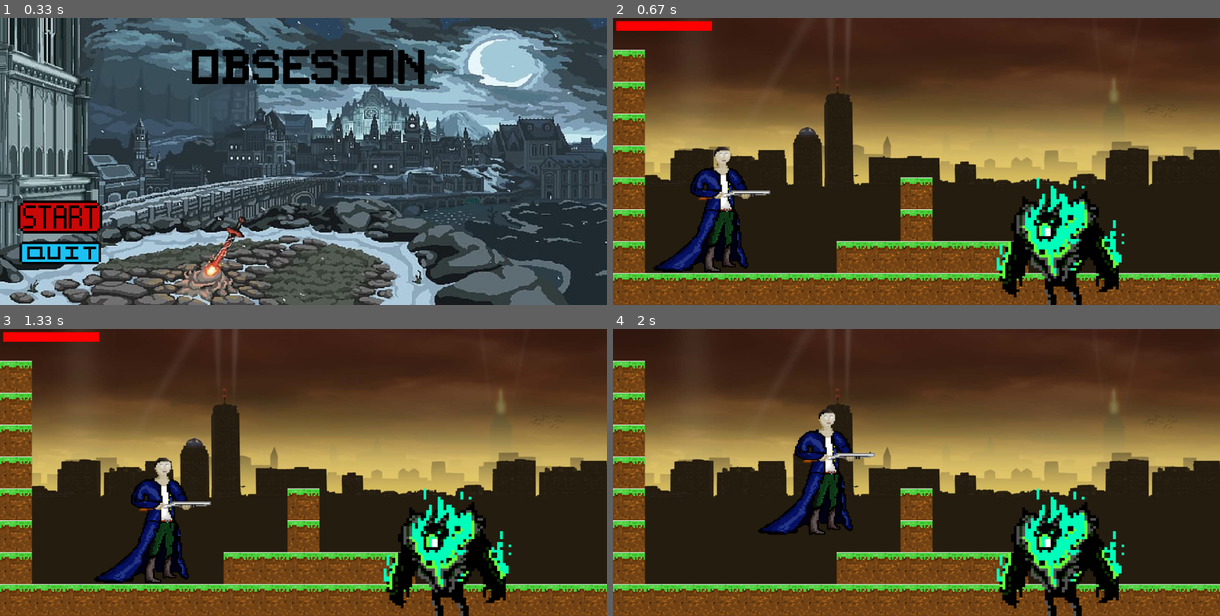
Above: before the commit, frames 1-4 (two rows, left to right).
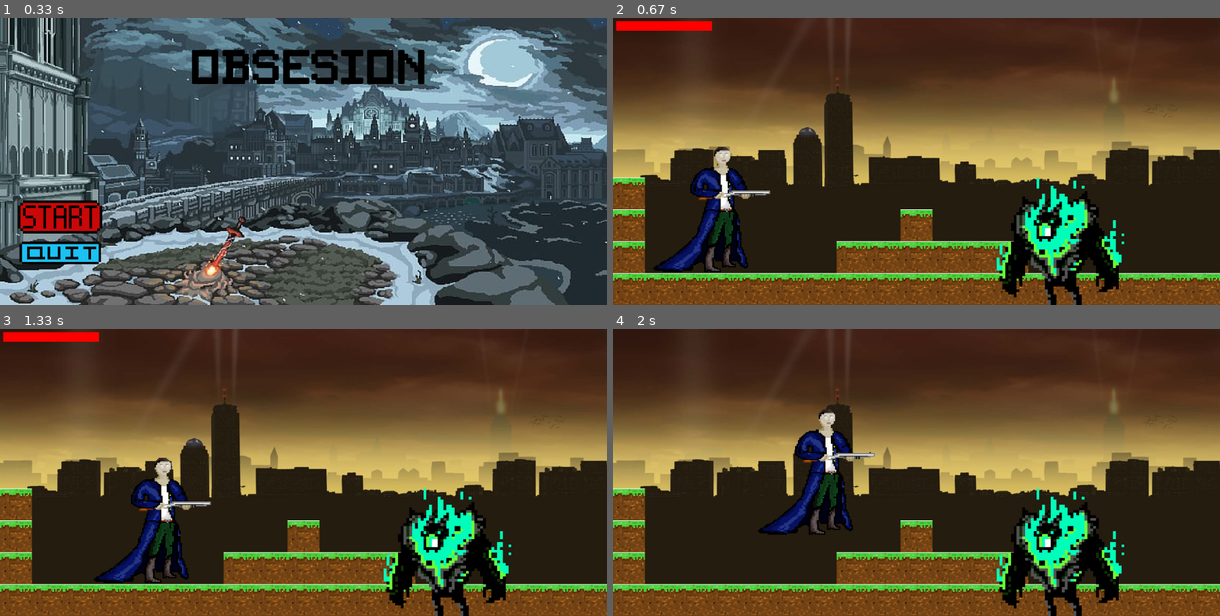
Above: after the commit, the same moments.

Repository: PawelFiuk/Gra-Pygame-in-work-
Game: pygame game, started from main.py
Same seed, same stepped clock (60 frames per second), same inputs: the game is played once before the commit and once after it.
Inputs (mouse positions are in pixels of both pictures, inside the frame that each line leads up to):
- Up to frame 1 (0.33 s): no input
- Up to frame 2 (0.67 s): click (673, 213) at 0.38 s
- Up to frame 3 (1.33 s): hold Right 0.83-1.3 s; move the mouse to (309, 492) at 0.87 s
- Up to frame 4 (2 s): hold Up 1.33-1.63 s; tap J at 1.4, 1.73 s; hold Right from 1.67 s (still down)

Frame 1 is identical in both runs. In frame 2, 2.7% of the frame differs, in the area x 0-53%, y 11-67%; in frame 3, 2.7%; in frame 4, 2.7%.

Commit message:
Added reading maps from txt file. Replaces the row and column counters of the map with the enumerate function

Diff:
--- a/main.py
+++ b/main.py
@@ -32,7 +32,7 @@
 
     if menu_init.draw():
         sound.stop_main_menu_music()
-        world = world_file.World(world_data)
+        world = world_file.World(1)
         player = player_file.Player(100, SCREEN_HEIGHT - 600)
         enemy_1 = enemy.EnemyBlueGhost(1200, SCREEN_HEIGHT - 400)
 
--- a/settings_file.py
+++ b/settings_file.py
@@ -39,14 +39,14 @@
 
 # Mapa z kafelek level 1
 
-world_data = (
-    [0, 0, 0, 0, 0, 0, 0, 0, 0, 0, 0, 0, 0, 0, 0, 0, 0, 0, 0, 0, 0, 0, 0, 0, 0, 0, 0, 0, 0, 0, 0, 0, 0, 0],
-    [2, 0, 0, 0, 0, 0, 0, 0, 0, 0, 0, 0, 0, 0, 0, 0, 0, 0, 0, 0, 0, 0, 0, 0, 0, 0, 0, 0, 0, 0, 0, 0, 0, 0],
-    [2, 0, 0, 0, 0, 0, 0, 0, 0, 0, 0, 0, 0, 0, 0, 0, 0, 0, 0, 0, 0, 0, 0, 0, 0, 0, 0, 0, 0, 0, 0, 0, 0, 0],
-    [2, 0, 0, 0, 0, 0, 0, 0, 0, 0, 0, 0, 0, 0, 0, 0, 0, 0, 0, 0, 0, 0, 0, 0, 0, 0, 0, 0, 0, 0, 0, 0, 0, 0],
-    [2, 0, 0, 0, 0, 0, 0, 0, 0, 0, 0, 0, 0, 0, 0, 0, 0, 0, 0, 0, 0, 0, 0, 0, 0, 0, 0, 0, 0, 0, 0, 0, 0, 0],
-    [2, 0, 0, 0, 0, 0, 0, 0, 0, 2, 0, 0, 0, 0, 0, 0, 0, 0, 0, 0, 0, 0, 0, 0, 0, 0, 0, 0, 0, 0, 0, 0, 0, 2],
-    [2, 0, 0, 0, 0, 0, 0, 0, 0, 2, 0, 0, 0, 0, 0, 0, 0, 0, 0, 0, 0, 0, 0, 0, 0, 0, 0, 0, 0, 0, 0, 0, 0, 2],
-    [2, 0, 0, 0, 0, 0, 0, 2, 2, 2, 2, 2, 2, 0, 0, 0, 0, 0, 0, 0, 0, 0, 0, 0, 0, 0, 0, 0, 0, 0, 0, 0, 0, 2],
-    [2, 2, 2, 2, 2, 2, 2, 2, 2, 2, 2, 2, 2, 2, 2, 2, 2, 2, 2, 2, 2, 2, 2, 2, 2, 2, 2, 2, 2, 2, 2, 2, 2, 2],
-)
+# world_data = (
+#     [0, 0, 0, 0, 0, 0, 0, 0, 0, 0, 0, 0, 0, 0, 0, 0, 0, 0, 0, 0, 0, 0, 0, 0, 0, 0, 0, 0, 0, 0, 0, 0, 0, 0],
+#     [2, 0, 0, 0, 0, 0, 0, 0, 0, 0, 0, 0, 0, 0, 0, 0, 0, 0, 0, 0, 0, 0, 0, 0, 0, 0, 0, 0, 0, 0, 0, 0, 0, 0],
+#     [2, 0, 0, 0, 0, 0, 0, 0, 0, 0, 0, 0, 0, 0, 0, 0, 0, 0, 0, 0, 0, 0, 0, 0, 0, 0, 0, 0, 0, 0, 0, 0, 0, 0],
+#     [2, 0, 0, 0, 0, 0, 0, 0, 0, 0, 0, 0, 0, 0, 0, 0, 0, 0, 0, 0, 0, 0, 0, 0, 0, 0, 0, 0, 0, 0, 0, 0, 0, 0],
+#     [2, 0, 0, 0, 0, 0, 0, 0, 0, 0, 0, 0, 0, 0, 0, 0, 0, 0, 0, 0, 0, 0, 0, 0, 0, 0, 0, 0, 0, 0, 0, 0, 0, 0],
+#     [2, 0, 0, 0, 0, 0, 0, 0, 0, 2, 0, 0, 0, 0, 0, 0, 0, 0, 0, 0, 0, 0, 0, 0, 0, 0, 0, 0, 0, 0, 0, 0, 0, 2],
+#     [2, 0, 0, 0, 0, 0, 0, 0, 0, 2, 0, 0, 0, 0, 0, 0, 0, 0, 0, 0, 0, 0, 0, 0, 0, 0, 0, 0, 0, 0, 0, 0, 0, 2],
+#     [2, 0, 0, 0, 0, 0, 0, 2, 2, 2, 2, 2, 2, 0, 0, 0, 0, 0, 0, 0, 0, 0, 0, 0, 0, 0, 0, 0, 0, 0, 0, 0, 0, 2],
+#     [2, 2, 2, 2, 2, 2, 2, 2, 2, 2, 2, 2, 2, 2, 2, 2, 2, 2, 2, 2, 2, 2, 2, 2, 2, 2, 2, 2, 2, 2, 2, 2, 2, 2],
+# )
--- a/world_data.txt
+++ /dev/null
@@ -1,11 +0,0 @@
-world_data = (
-    [0, 0, 0, 0, 0, 0, 0, 0, 0, 0, 0, 0, 0, 0, 0, 0, 0, 0, 0, 0, 0, 0, 0, 0, 0, 0, 0, 0, 0, 0, 0, 0, 0, 0],
-    [0, 0, 0, 0, 0, 0, 0, 0, 0, 0, 0, 0, 0, 0, 0, 0, 0, 0, 0, 0, 0, 0, 0, 0, 0, 0, 0, 0, 0, 0, 0, 0, 0, 0],
-    [0, 0, 0, 0, 0, 0, 0, 0, 0, 0, 0, 0, 0, 0, 0, 0, 0, 0, 0, 0, 0, 0, 0, 0, 0, 0, 0, 0, 0, 0, 0, 0, 0, 0],
-    [0, 0, 0, 0, 0, 0, 0, 0, 0, 0, 0, 0, 0, 0, 0, 0, 0, 0, 0, 0, 0, 0, 0, 0, 0, 0, 0, 0, 0, 0, 0, 0, 0, 0],
-    [0, 0, 0, 0, 0, 0, 0, 0, 0, 0, 0, 0, 0, 0, 0, 0, 0, 0, 0, 0, 0, 0, 0, 0, 0, 0, 0, 0, 0, 0, 0, 0, 0, 0],
-    [2, 0, 0, 0, 0, 0, 0, 0, 0, 0, 0, 0, 0, 0, 0, 0, 0, 0, 0, 0, 0, 0, 0, 0, 0, 0, 0, 0, 0, 0, 0, 0, 0, 0],
-    [2, 0, 0, 0, 0, 0, 0, 0, 0, 2, 0, 0, 0, 0, 0, 0, 0, 0, 0, 0, 0, 0, 0, 0, 0, 0, 0, 0, 0, 0, 0, 0, 0, 0],
-    [2, 0, 0, 0, 0, 0, 0, 2, 2, 2, 2, 2, 2, 0, 0, 0, 0, 0, 0, 0, 0, 0, 0, 0, 0, 0, 0, 0, 0, 0, 0, 0, 0, 0],
-    [2, 2, 2, 2, 2, 2, 2, 2, 2, 2, 2, 2, 2, 2, 2, 2, 2, 2, 2, 2, 2, 2, 2, 2, 2, 2, 2, 2, 2, 2, 2, 2, 2, 2],
-)
--- a/world_file.py
+++ b/world_file.py
@@ -1,10 +1,10 @@
 from pygame import key
-
+import os
 from settings_file import *
 
 
 class World:
-    def __init__(self, data):
+    def __init__(self, lvl):
         self.x_cord = 0
         self.y_cord = 0
         self.tile_list = []
@@ -13,28 +13,30 @@
         #self.image = pygame.transform.scale(img_Augustus, (400, 400)).convert_alpha()
         background = pygame.image.load("miasto tlo.png").convert_alpha()
         self.bg_background = pygame.transform.scale(background, (1900, 900)).convert_alpha()
+        with open(os.path.join(os.getcwd(), "worlds_files", "world_lvl" + str(lvl) + ".txt")) as file:
+            world_data_tab = file.read().split('\n')[:-1]
 
-        row_count = 0
-        for row in data:
-            col_count = 0
-            for tile in row:
+        world_data = []
+        for row in world_data_tab:
+            world_data.append(list(map(int, row.split(' '))))
+
+        for row_index, row in enumerate(world_data):
+            for col_index, tile in enumerate(row):
                 if tile == 1:
                     dirt_img = pygame.transform.scale(dirt_img, (TILE_SIZE, TILE_SIZE))
                     screen.blit(dirt_img)
                     img_rect_dirt = dirt_img.get_rect()
-                    img_rect.x = col_count * TILE_SIZE
-                    img_rect.y = row_count * TILE_SIZE
+                    img_rect.x = col_index * TILE_SIZE
+                    img_rect.y = row_index * TILE_SIZE
                     tile = [dirt_img, img_rect_dirt]
                     self.tile_list.append(tile)
-                if tile == 2:
+                elif tile == 2:
                     stone_img = pygame.transform.scale(stone_img, (TILE_SIZE, TILE_SIZE))
                     img_rect = stone_img.get_rect()
-                    img_rect.x = col_count * TILE_SIZE
-                    img_rect.y = row_count * TILE_SIZE
+                    img_rect.x = col_index * TILE_SIZE
+                    img_rect.y = row_index * TILE_SIZE
                     tile = (stone_img, img_rect)
                     self.tile_list.append(tile)
-                col_count += 1
-            row_count += 1
 
     def draw(self):
         screen.blit(self.bg_background, (self.x_cord, self.y_cord))
--- /dev/null
+++ b/worlds_files/world_lvl1.txt
@@ -0,0 +1,9 @@
+0 0 0 0 0 0 0 0 0 0 0 0 0 0 0 0 0 0 0 0 0 0 0 0 0 0 0 0 0 0 0 0 0 0
+0 0 0 0 0 0 0 0 0 0 0 0 0 0 0 0 0 0 0 0 0 0 0 0 0 0 0 0 0 0 0 0 0 0
+0 0 0 0 0 0 0 0 0 0 0 0 0 0 0 0 0 0 0 0 0 0 0 0 0 0 0 0 0 0 0 0 0 0
+0 0 0 0 0 0 0 0 0 0 0 0 0 0 0 0 0 0 0 0 0 0 0 0 0 0 0 0 0 0 0 0 0 0
+0 0 0 0 0 0 0 0 0 0 0 0 0 0 0 0 0 0 0 0 0 0 0 0 0 0 0 0 0 0 0 0 0 0
+2 0 0 0 0 0 0 0 0 0 0 0 0 0 0 0 0 0 0 0 0 0 0 0 0 0 0 0 0 0 0 0 0 0
+2 0 0 0 0 0 0 0 0 2 0 0 0 0 0 0 0 0 0 0 0 0 0 0 0 0 0 0 0 0 0 0 0 0
+2 0 0 0 0 0 0 2 2 2 2 2 2 0 0 0 0 0 0 0 0 0 0 0 0 0 0 0 0 0 0 0 0 0
+2 2 2 2 2 2 2 2 2 2 2 2 2 2 2 2 2 2 2 2 2 2 2 2 2 2 2 2 2 2 2 2 2 2
Not shown, added: .gitignore
